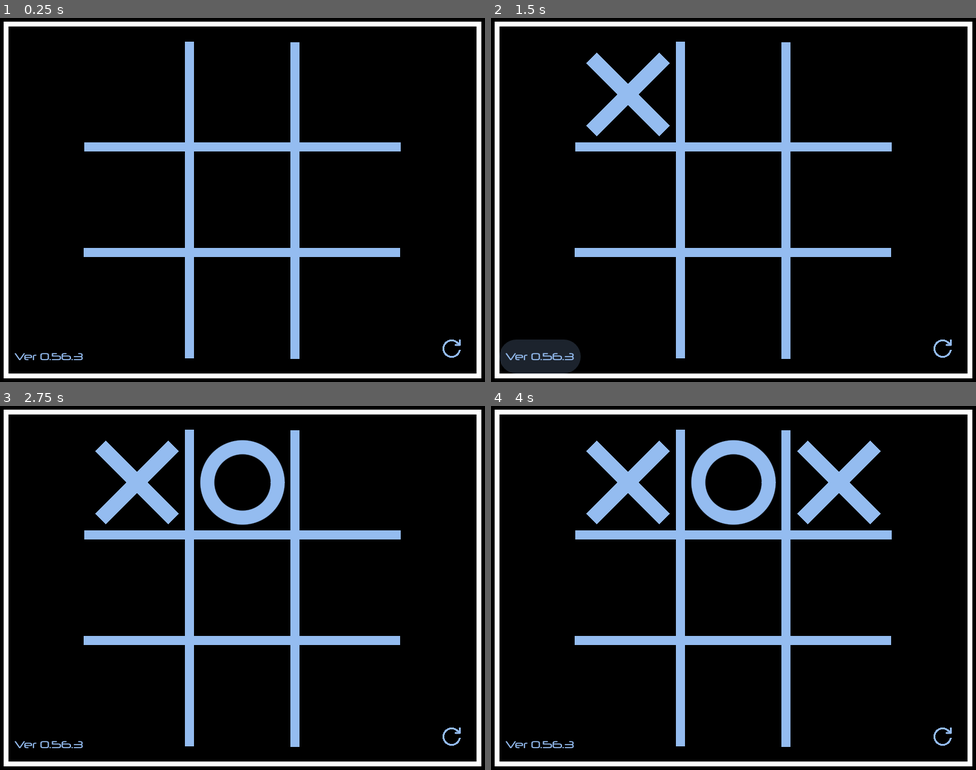
Above: before the commit, frames 1-4 (two rows, left to right).
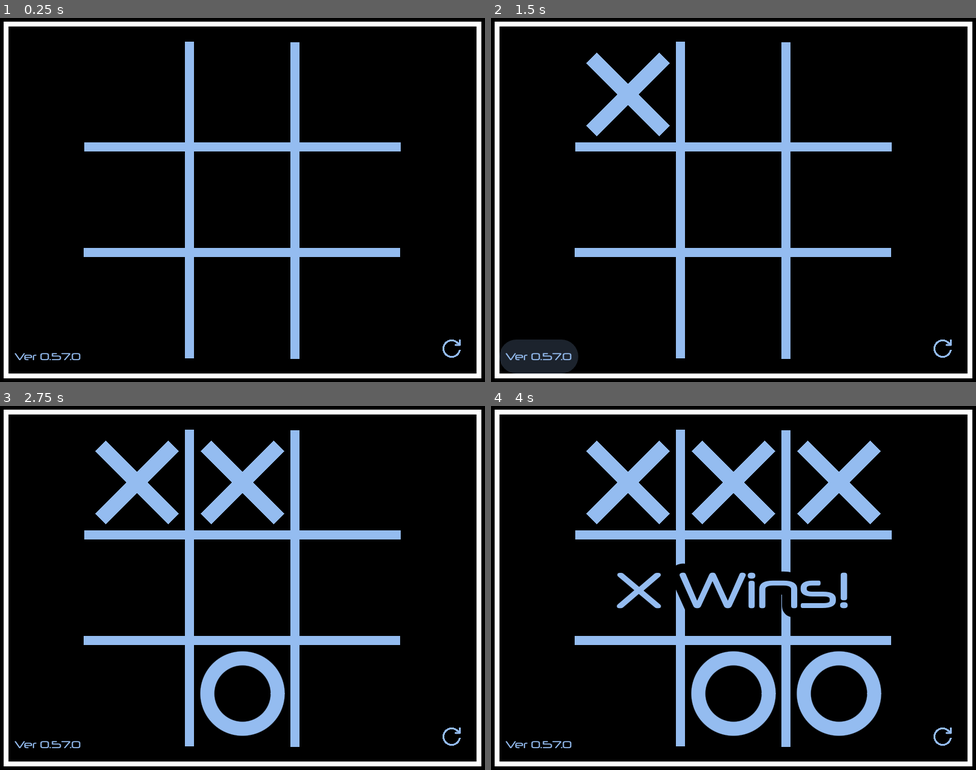
Above: after the commit, the same moments.

Repository: joshuafolkken/tic-tac-toe
Game: Godot game, scene res://scenes/main.tscn
Same seed, same stepped clock (60 frames per second), same inputs: the game is played once before the commit and once after it.
Inputs (mouse positions are in pixels of both pictures, inside the frame that each line leads up to):
- Up to frame 1 (0.25 s): no input
- Up to frame 2 (1.5 s): click (626, 94) at 0.52 s; click "Ver 0.56.3" (after the commit: "Ver 0.57.0") at 1.25 s
- Up to frame 3 (2.75 s): click (242, 482) at 2.02 s
- Up to frame 4 (4 s): click "Ver 0.56.3" (after the commit: "Ver 0.57.0") at 2.75 s; click (840, 482) at 3.52 s

The runs differ from the first frame. In frame 1, less than 0.1% of the frame differs, in the area x 12-18%, y 92-94%; in frame 2, 0.1%; in frame 3, 4.4%; in frame 4, 8.2%, in the area x 12-81%, y 9-94%.

Commit message:
random ai player #188

Diff:
--- a/project.godot
+++ b/project.godot
@@ -11,7 +11,7 @@
 [application]
 
 config/name="Tic Tac Toe"
-config/version="0.56.3"
+config/version="0.57.0"
 run/main_scene="res://scenes/main.tscn"
 config/features=PackedStringArray("4.3", "GL Compatibility")
 config/icon="res://icon.svg"
--- a/src/game_manager.gd
+++ b/src/game_manager.gd
@@ -4,10 +4,13 @@
 signal game_ended(result: String)
 signal player_changed(player: GamePlayer)
 signal disappear_positions_changed(positions: Array[BoardPosition])
+signal ai_player_moved(position: BoardPosition)
 
 var _board: Board
 var _position_history: PositionHistory
 var _current_player: GamePlayer
+
+var _is_ai_player_enabled: bool
 
 
 func emit_player_changed() -> void:
@@ -18,6 +21,7 @@
 	_board = Board.new()
 	_position_history = PositionHistory.new()
 	_current_player = GamePlayer.new()
+	_is_ai_player_enabled = true
 	emit_player_changed()
 
 
@@ -46,16 +50,43 @@
 	disappear_positions_changed.emit(disappear_positions)
 
 
-func _update_game_state() -> void:
-	if not _check_game_end():
-		_current_player = _current_player.next()
-		emit_player_changed()
+func _on_ai_player_moved(position: BoardPosition) -> void:
+	ai_player_moved.emit(position)
+
+
+func is_ai_player() -> bool:
+	return _is_ai_player_enabled and _current_player.is_o()
+
+
+func _switch_player() -> void:
+	_current_player = _current_player.next()
+	emit_player_changed()
+
+
+func _handle_ai_move() -> void:
+	var ai_strategy := AIStrategy.RandomStrategy.new()
+	var ai_player := AIPlayer.new(get_tree(), _board, ai_strategy)
+
+	ai_player.moved.connect(_on_ai_player_moved)
+	await ai_player.move()
+
+
+func _update_game_state(board_position: BoardPosition) -> void:
+	_update_board(board_position)
+	_update_board_history(board_position)
+
+	if _check_game_end():
+		return
+
+	_switch_player()
+
+	if is_ai_player():
+		await _handle_ai_move()
 
 
 func make_move(board_position: BoardPosition) -> void:
-	_update_board(board_position)
-	_update_board_history(board_position)
-	_update_game_state()
+	if board_position.is_valid():
+		_update_game_state(board_position)
 
 
 func get_current_player() -> GamePlayer:
--- /dev/null
+++ b/src/lib/ai_player.gd
@@ -0,0 +1,36 @@
+class_name AIPlayer
+
+signal moved(position: BoardPosition)
+
+const MOVE_DELAY := 1.0
+
+var _scene_tree: SceneTree
+var _board: Board
+var _ai_strategy: AIStrategy
+
+
+func _init(scene_tree: SceneTree, board: Board, ai_strategy: AIStrategy) -> void:
+	_scene_tree = scene_tree
+	_board = board
+	_ai_strategy = ai_strategy
+
+
+func _get_best_move() -> BoardPosition:
+	var empty_positions := _board.get_empty_positions()
+
+	if empty_positions.is_empty():
+		push_error("No empty cells available.")
+		return BoardPosition.invalid
+
+	return _ai_strategy.choose_move(empty_positions)
+
+
+func move() -> void:
+	var position := _get_best_move()
+
+	if position == BoardPosition.invalid:
+		push_error("No move available")
+		return
+
+	await _scene_tree.create_timer(MOVE_DELAY).timeout
+	moved.emit(position)
--- /dev/null
+++ b/src/lib/ai_strategy.gd
@@ -0,0 +1,21 @@
+class_name AIStrategy
+
+
+func choose_move(_empty_positions: Array[BoardPosition]) -> BoardPosition:
+	push_error("choose_move called on base AIStrategy class")
+	return BoardPosition.invalid
+
+
+class RandomStrategy:
+	extends AIStrategy
+
+	func choose_move(empty_positions: Array[BoardPosition]) -> BoardPosition:
+		return empty_positions[randi() % empty_positions.size()]
+
+
+class MinimaxStrategy:
+	extends AIStrategy
+
+	func choose_move(_empty_positions: Array[BoardPosition]) -> BoardPosition:
+		push_error("Minimax strategy not implemented yet")
+		return BoardPosition.invalid
--- a/src/lib/board.gd
+++ b/src/lib/board.gd
@@ -12,10 +12,8 @@
 
 
 func _init() -> void:
-	for row_index in BoardPosition.MAX_SIZE:
-		for col_index in BoardPosition.MAX_SIZE:
-			var position := BoardPosition.new(row_index, col_index)
-			add_empty(position)
+	for position in BoardPosition.create_all_board_positions():
+		add_empty(position)
 
 
 func get_element(board_position: BoardPosition) -> CellStatus:
@@ -55,15 +53,9 @@
 
 
 func _is_full() -> bool:
-	for row_index in BoardPosition.MAX_SIZE:
-		for col_index in BoardPosition.MAX_SIZE:
-			var position := BoardPosition.new(row_index, col_index)
-			var value := get_element(position)
-
-			if value.is_empty():
-				return false
-
-	return true
+	return _elements.values().all(
+		func(cell_status: CellStatus) -> bool: return cell_status.is_not_empty()
+	)
 
 
 func _create_win_status(cell_status: CellStatus) -> GameStatus:
@@ -83,3 +75,17 @@
 			return _create_win_status(win_check)
 
 	return GameStatus.playing
+
+
+func get_empty_positions() -> Array[BoardPosition]:
+	var empty_positions: Array[BoardPosition] = []
+
+	for row_index in BoardPosition.MAX_SIZE:
+		for col_index in BoardPosition.MAX_SIZE:
+			var position := BoardPosition.new(row_index, col_index)
+			var cell_status := get_element(position)
+
+			if cell_status.is_empty():
+				empty_positions.append(position)
+
+	return empty_positions
--- a/src/lib/board_position.gd
+++ b/src/lib/board_position.gd
@@ -8,6 +8,16 @@
 var _col_index: int
 
 static var invalid := BoardPosition.new(INVALID_INDEX, INVALID_INDEX)
+
+
+static func create_all_board_positions() -> Array[BoardPosition]:
+	var positions: Array[BoardPosition] = []
+
+	for row_index in MAX_SIZE:
+		for col_index in MAX_SIZE:
+			positions.append(BoardPosition.new(row_index, col_index))
+
+	return positions
 
 
 func _is_valid_index(index: int) -> bool:
@@ -29,7 +39,15 @@
 
 
 func hash() -> int:
-	return hash([_row_index, _col_index])
+	return _row_index * MAX_SIZE + _col_index
+
+
+static func from_hash(hash_value: int) -> BoardPosition:
+	@warning_ignore("integer_division")
+	var row_index := hash_value / MAX_SIZE
+	var col_index := hash_value % MAX_SIZE
+
+	return BoardPosition.new(row_index, col_index)
 
 
 func _is_equal(other: BoardPosition) -> bool:
--- a/src/lib/board_position_test.gd
+++ b/src/lib/board_position_test.gd
@@ -40,9 +40,9 @@
 	col_index: int,
 	expected: int,
 	test_parameters := [
-		[0, 0, hash([0, 0])],
-		[-1, -1, hash([-1, -1])],
-		[1, 2, hash([1, 2])],
+		[0, 0, 0],
+		[-1, -1, -4],
+		[1, 2, 5],
 	]
 ) -> void:
 	var board_position := BoardPosition.new(row_index, col_index)
--- a/src/main.gd
+++ b/src/main.gd
@@ -7,6 +7,15 @@
 @onready var _click_sound: ClickSound = $ClickSound
 
 
+func _connect_signals() -> void:
+	_game_manager.game_ended.connect(_on_game_ended)
+	_game_manager.player_changed.connect(_on_player_changed)
+	_game_manager.disappear_positions_changed.connect(_on_disappear_positions_changed)
+	_game_manager.ai_player_moved.connect(_on_ai_player_moved)
+	_input_handler.cell_clicked.connect(_on_cell_clicked)
+	_input_handler.reset_requested.connect(reset)
+
+
 func reset() -> void:
 	_game_manager.reset()
 	_ui_manager.reset()
@@ -14,30 +23,30 @@
 
 
 func _ready() -> void:
-	_game_manager.game_ended.connect(_on_game_ended)
-	_game_manager.player_changed.connect(_on_player_changed)
-	_game_manager.disappear_positions_changed.connect(_on_disappear_positions_changed)
-	_input_handler.cell_clicked.connect(_on_cell_clicked)
-	_input_handler.reset_requested.connect(_on_reset_requested)
-
+	_connect_signals()
 	reset()
 
 
 func _on_disappear_positions_changed(positions: Array[BoardPosition]) -> void:
-	for i in 2:
+	for i in positions.size():
 		if positions[i].is_valid():
 			var action := _ui_manager.clear_cell if i == 0 else _ui_manager.fade_cell
 			action.call(positions[i])
 
 
-func _on_cell_clicked(position: BoardPosition) -> void:
+func _on_moved(position: BoardPosition) -> void:
 	var cell_status := CellStatus.from_game_player(_game_manager.get_current_player())
 	_ui_manager.update_cell(position, cell_status)
 	_game_manager.make_move(position)
 
 
-func _on_reset_requested() -> void:
-	reset()
+func _on_cell_clicked(position: BoardPosition) -> void:
+	if not _game_manager.is_ai_player():
+		_on_moved(position)
+
+
+func _on_ai_player_moved(position: BoardPosition) -> void:
+	_on_moved(position)
 
 
 func _on_game_ended(result: String) -> void:
--- a/tests/e2e/base_test.gd
+++ b/tests/e2e/base_test.gd
@@ -15,6 +15,8 @@
 	_scene = _scene_runner.scene()
 	assert_that(_scene).is_not_null()
 
+	_scene._game_manager._is_ai_player_enabled = false
+
 
 func is_buttons_enabled() -> void:
 	for row_index in BOARD_SIZE:
